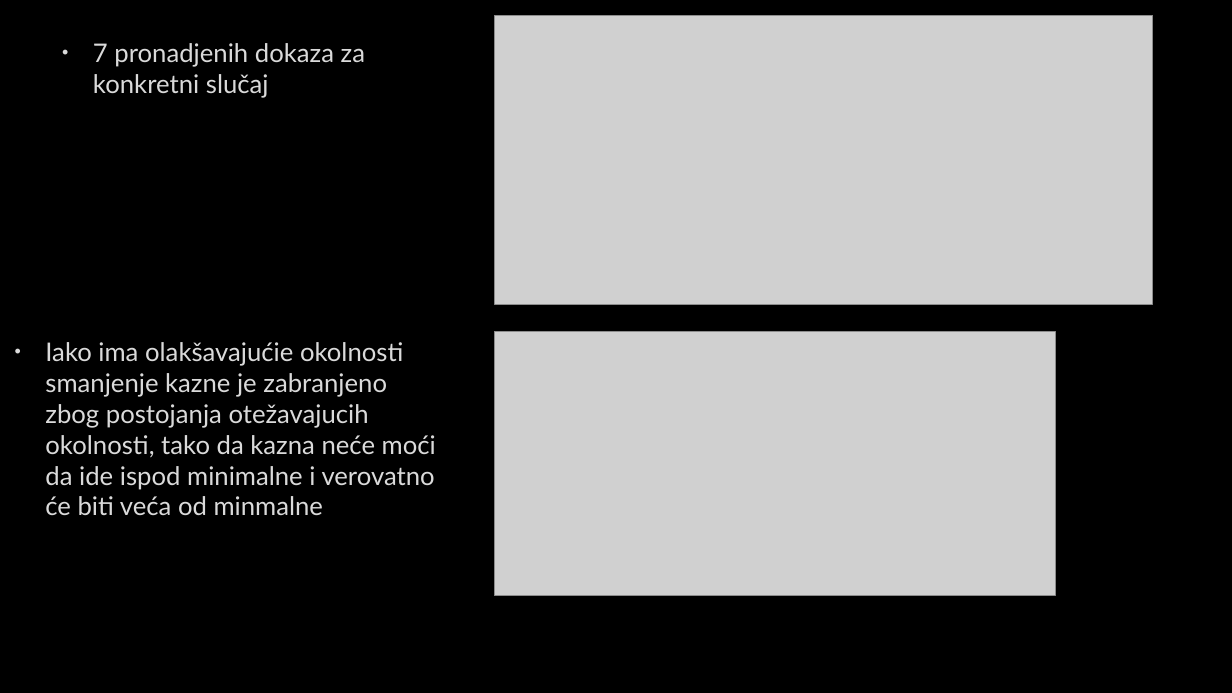
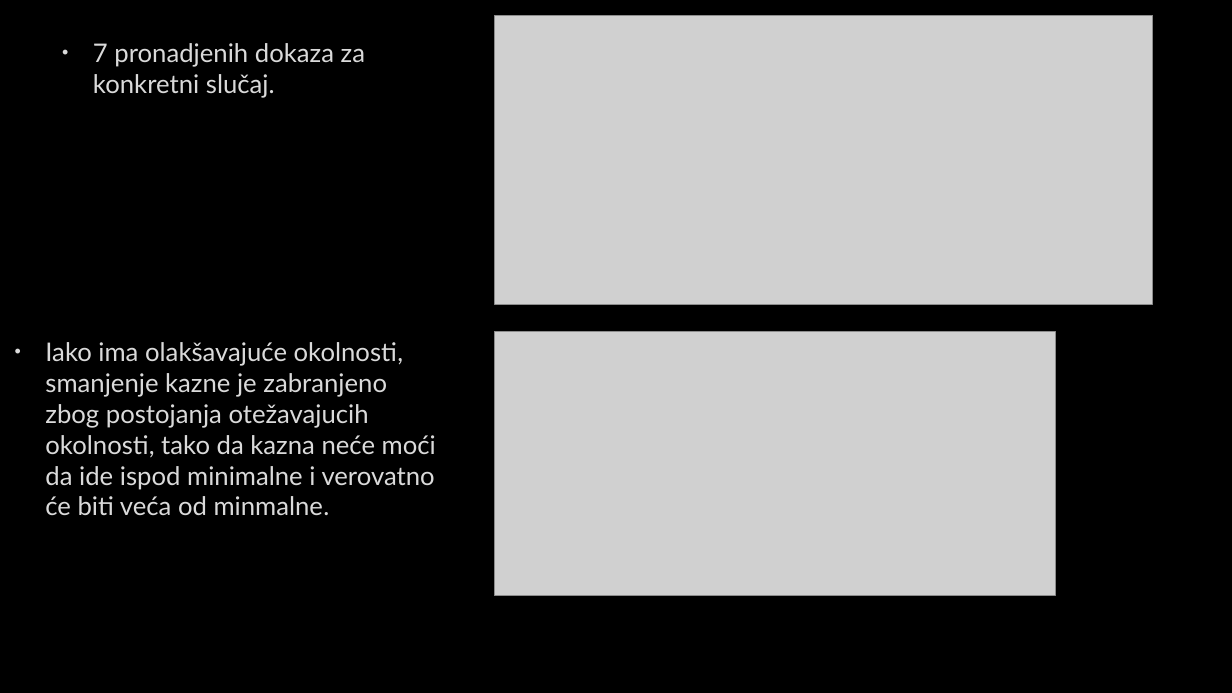
Before and after one commit to urospetraskovic/PravnaInformatikaTeam8, a slide deck: slide 30 of Project/Prezentacija.pptx. Drawn at 1232x693 pixels with LibreOffice and Linux fonts; fonts in the diff are those of the drawing; grey boxes stand for pictures; background and template pictures are left out. Boxes give left, top, right and bottom in pixels: in the first picture for what was removed or moved away, otherwise in the second. Text is boxed around its words. In the diff, an @@ line names an element or a change of style, - is before the commit and + after.

```diff
--- a/Project/Prezentacija.pptx
+++ b/Project/Prezentacija.pptx
@@ text at (93, 43, 365, 98): text changed @@
-• 7 pronadjenih dokaza za konkretni slučaj
+• 7 pronadjenih dokaza za konkretni slučaj.
@@ text at (45, 342, 436, 515): text changed @@
-• Iako ima olakšavajućie okolnosti smanjenje kazne je zabranjeno zbog postojanja otežavajucih okolnosti, tako da kazna neće moći da ide ispod minimalne i verovatno će biti veća od minmalne
+• Iako ima olakšavajuće okolnosti, smanjenje kazne je zabranjeno zbog postojanja otežavajucih okolnosti, tako da kazna neće moći da ide ispod minimalne i verovatno će biti veća od minmalne.
```
Also in this commit, not shown: 44 other slides changed.
